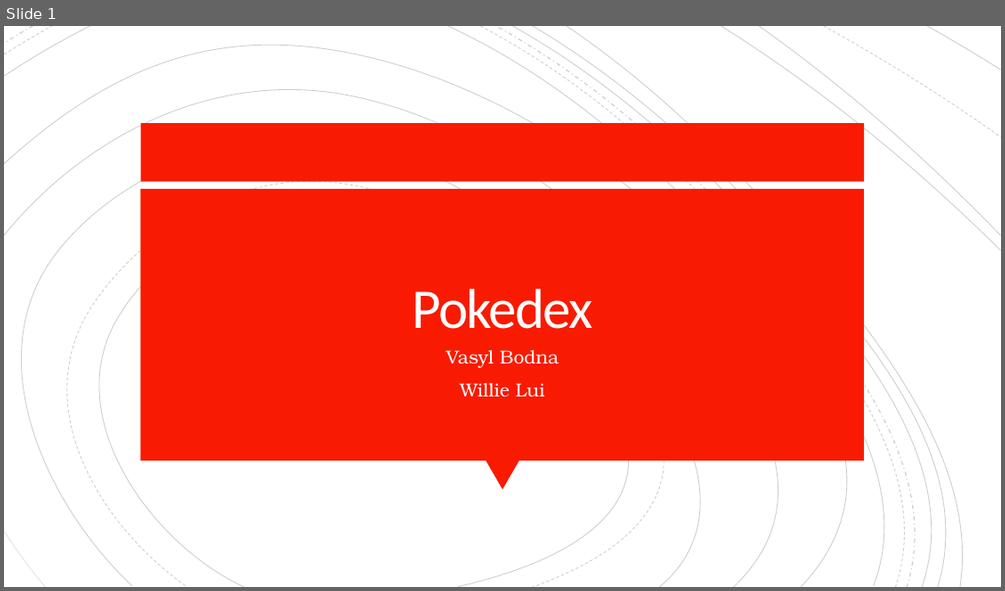
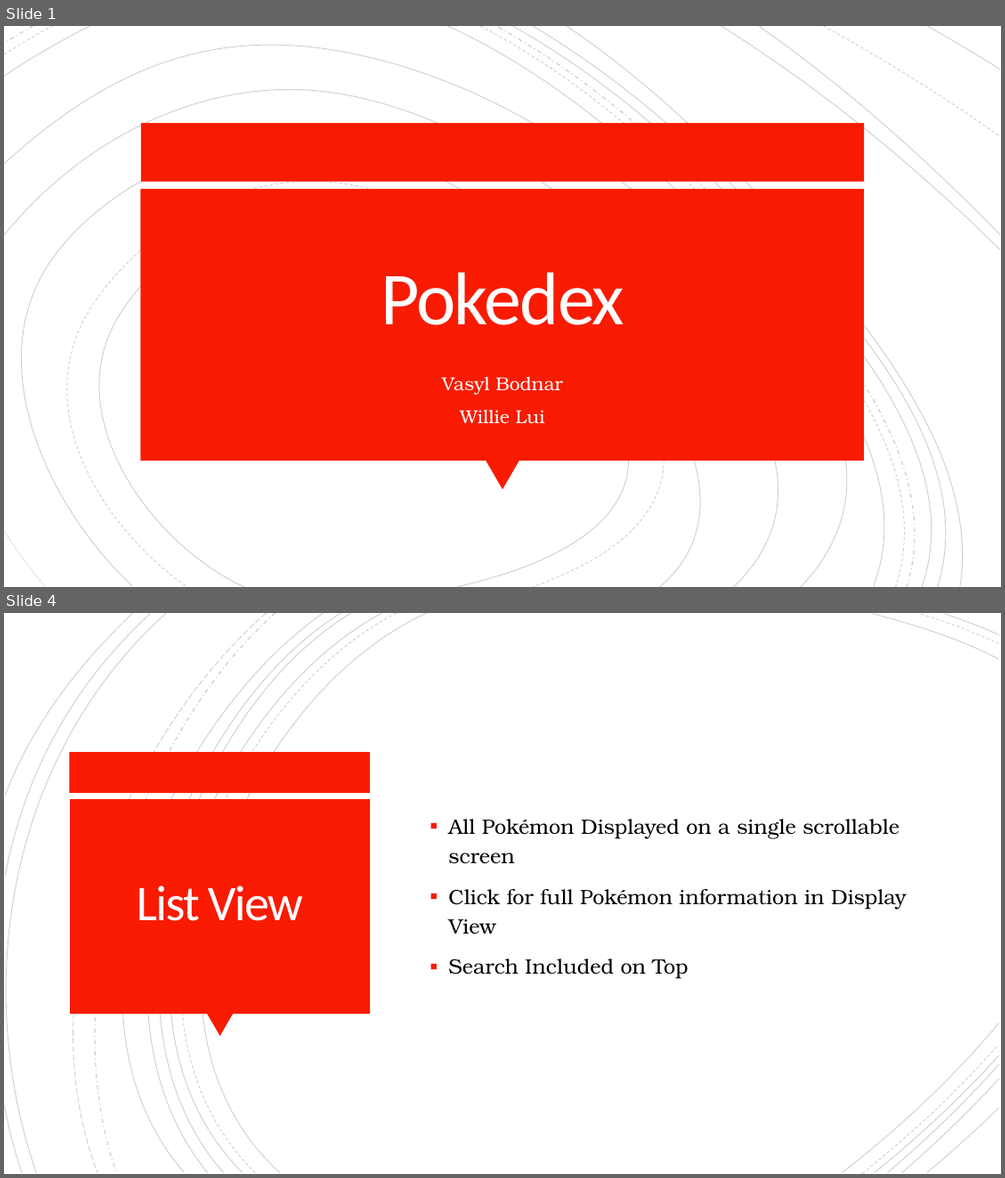
Before and after one commit to WillieLui429/CSC330-Project, a slide deck: CSC330 Presentation.pptx. Shown one above the other, each under a label of ours: slide 1 before the commit, slides 1 and 4 after it; the slides between them are not shown. The pictures are 1005x591 and 1005x1178 pixels, drawn with LibreOffice and Linux fonts; fonts in the diff are those of the drawing. Boxes give left, top, right and bottom in pixels: in the first picture for what was removed or moved away, otherwise in the second. Text is boxed around its words. In the diff, an @@ line names an element or a change of style, - is before the commit and + after.

Commit message:
Added Descriptions, Put Search Bar into GUI and Made Some Small Changes to the Design as a Result of These Additions.

```diff
--- a/CSC330 Presentation.pptx
+++ b/CSC330 Presentation.pptx
@@ slide 4 added at bbox=[4, 613, 1001, 1174], background #FFFFFF @@
@@ group added at bbox=[4, 613, 999, 1174]: 21 freeform shapes @@
@@ rectangle added at bbox=[70, 752, 371, 793], fill #F81B02 @@
@@ rectangle added at bbox=[70, 799, 370, 1013], fill #F81B02 @@
@@ text added at bbox=[448, 819, 906, 979], 20 pt, text #000000 @@
+▪ All Pokémon Displayed on a single scrollable screen
+▪ Click for full Pokémon information in Display View
+▪ Search Included on Top
@@ title added at bbox=[137, 885, 303, 921], 48 pt, text #FFFEFF @@
+List View
@@ triangle added at bbox=[208, 1013, 234, 1037], fill #F81B02 @@
@@ slide 1 changed as well @@
@@ outline redrawn in 4 elements at bbox=[24, 172, 681, 587], bbox=[4, 70, 849, 587], bbox=[512, 26, 963, 587], bbox=[566, 26, 979, 587] @@
@@ title "Pokedex" at bbox=[380, 272, 624, 325]: size 54 to 72 pt @@
@@ subtitle "Vasyl Bodnar" at bbox=[442, 377, 563, 423]: vertical alignment top to middle @@
@@ subtitle at bbox=[442, 377, 563, 394]: text changed @@
-Vasyl Bodna
+Vasyl Bodnar
```
Also in this commit, not shown: 2 other slides changed, 4 other slides added, 2 slides removed, 8 other files.
